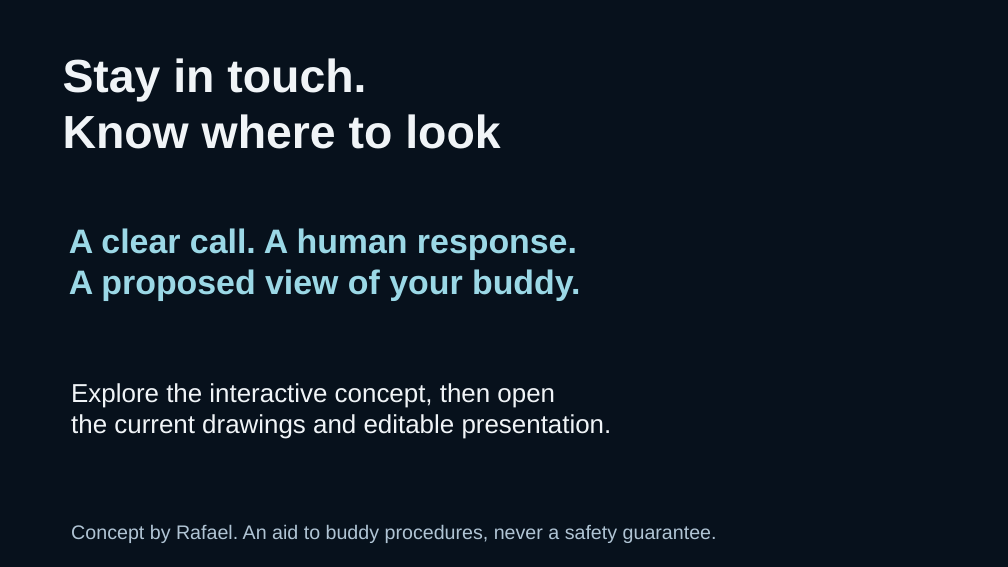
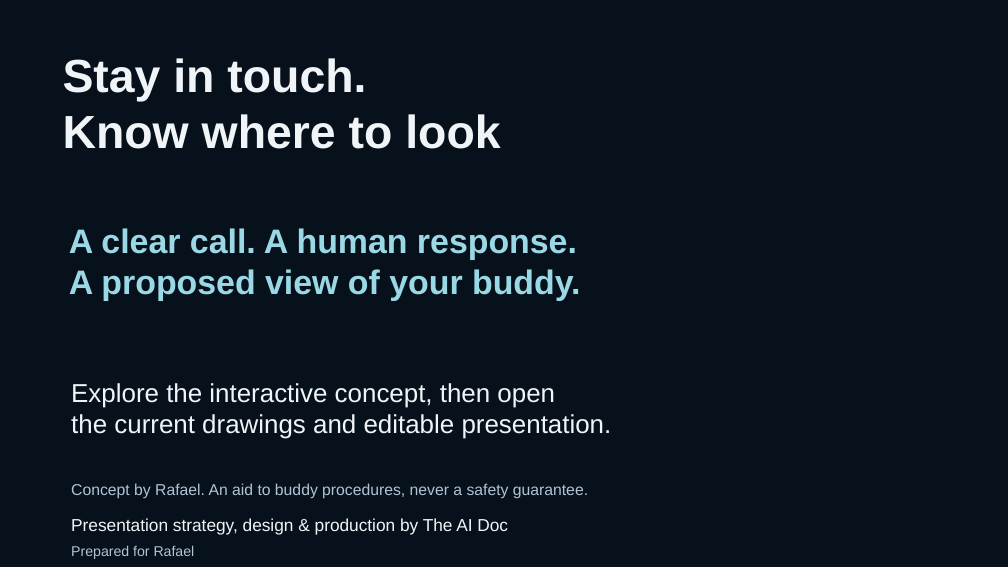
Before and after one commit to buddhacoder/dive-buddy-alert-band, a slide deck: slide 12 of DBA_Product_Overview_RevF.pptx. Drawn at 1008x567 pixels with LibreOffice and Linux fonts; fonts in the diff are those of the drawing. Boxes give left, top, right and bottom in pixels: in the first picture for what was removed or moved away, otherwise in the second. Text is boxed around its words. In the diff, an @@ line names an element or a change of style, - is before the commit and + after.

Commit message:
Credit The AI Doc for presentation strategy design and production

```diff
--- a/DBA_Product_Overview_RevF.pptx
+++ b/DBA_Product_Overview_RevF.pptx
@@ text "Concept by Rafael. An aid ...": place and size @@
-text "Concept by Rafael. An aid ..." at bbox=[71, 524, 717, 543]
+text "Concept by Rafael. An aid ..." at bbox=[71, 483, 588, 499]
@@ text "Concept by Rafael. An aid ..." at bbox=[71, 483, 588, 499]: size 18.8 to 15 pt @@
@@ text added at bbox=[71, 518, 508, 535], 16.5 pt, text #F0F4F7 @@
+Presentation strategy, design & production by The AI Doc
@@ text added at bbox=[71, 545, 195, 559], 13.5 pt, text #B0C4D4 @@
+Prepared for Rafael
```
Also in this commit, not shown: 9 other files.
